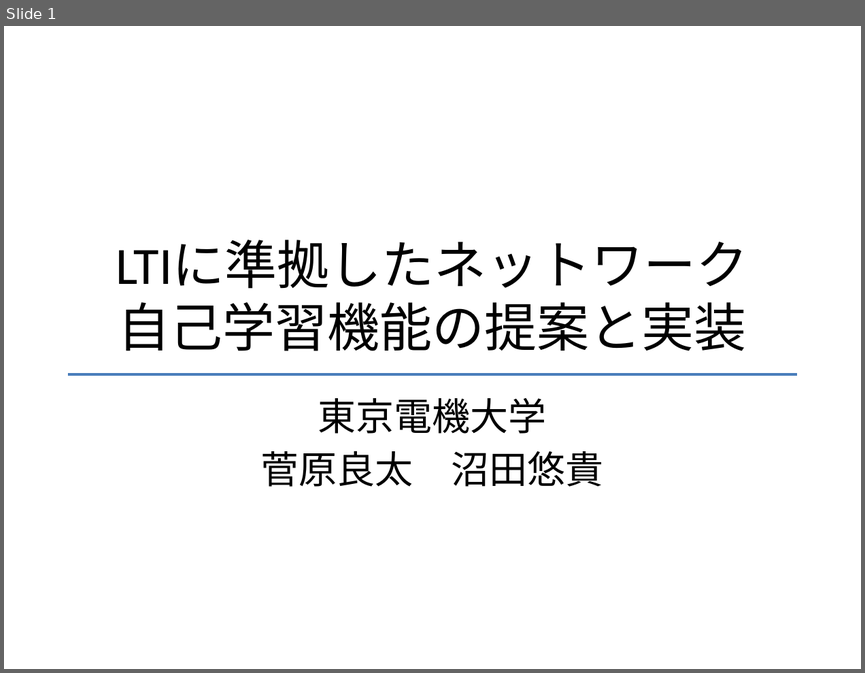
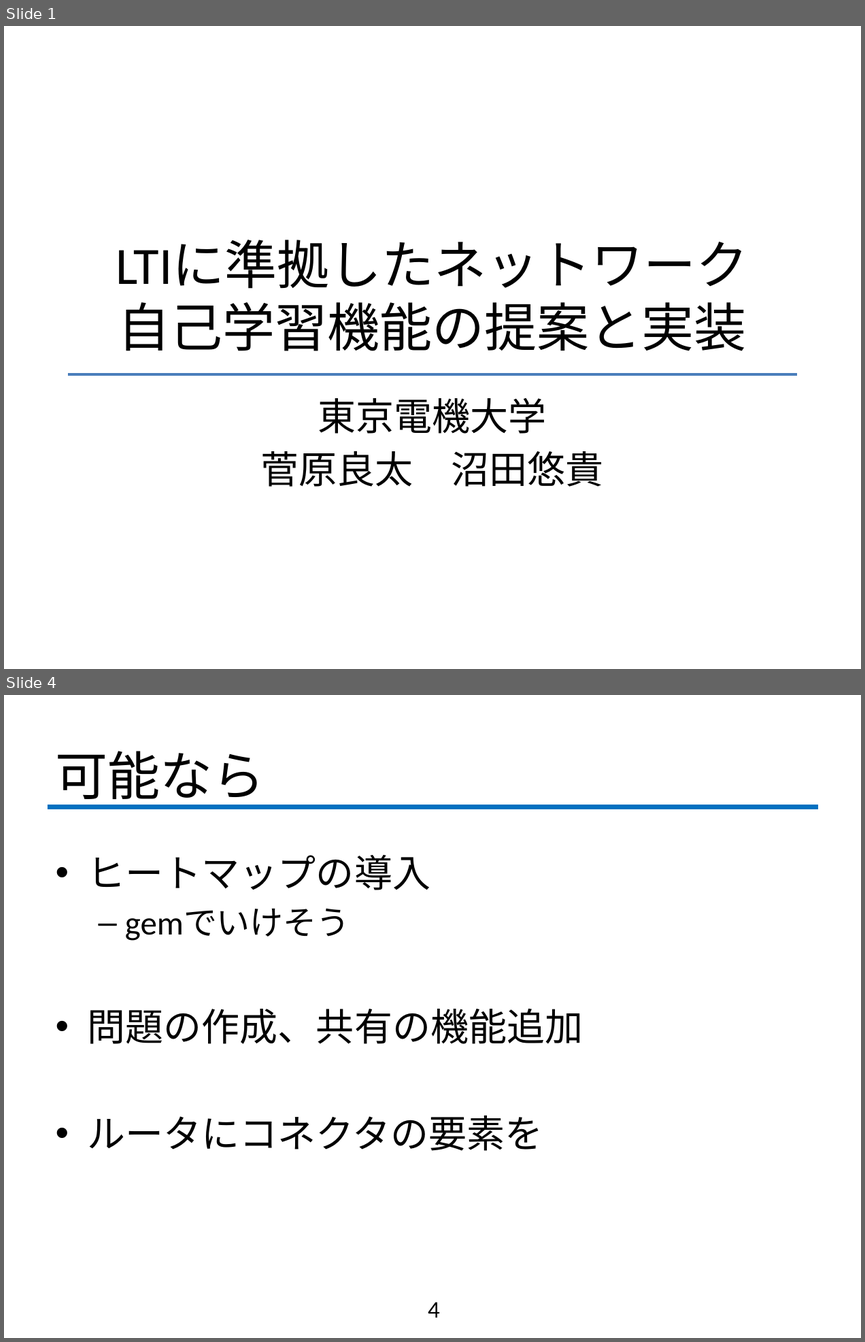
Before and after one commit to fujiLabo/fuji_simu, a slide deck: 1225進捗(numa).pptx. Shown one above the other, each under a label of ours: slide 1 before the commit, slides 1 and 4 after it; the slides between them are not shown. The pictures are 865x673 and 865x1342 pixels, drawn with LibreOffice and Linux fonts; fonts in the diff are those of the drawing; background and template pictures are left out. Boxes give left, top, right and bottom in pixels: in the first picture for what was removed or moved away, otherwise in the second. Text is boxed around its words. In the diff, an @@ line names an element or a change of style, - is before the commit and + after.

Commit message:
進捗追加

```diff
--- a/1225進捗(numa).pptx
+++ b/1225進捗(numa).pptx
@@ slide 4 added at bbox=[4, 695, 861, 1338], background #FFFFFF @@
@@ title added at bbox=[56, 751, 265, 808], 44 pt, text #000000 @@
+可能なら
@@ line added from (48, 807) to (818, 807), #0070C0 4 pt @@
@@ text added at bbox=[88, 855, 583, 1151], 32 pt, text #000000 @@
+• ヒートマップの導入
+  – gemでいけそう
+• 問題の作成、共有の機能追加
+• ルータにコネクタの要素を
@@ page number added at bbox=[428, 1302, 440, 1317], 20 pt, text #000000 @@
+4
```
Also in this commit, not shown: 3 other slides added.
